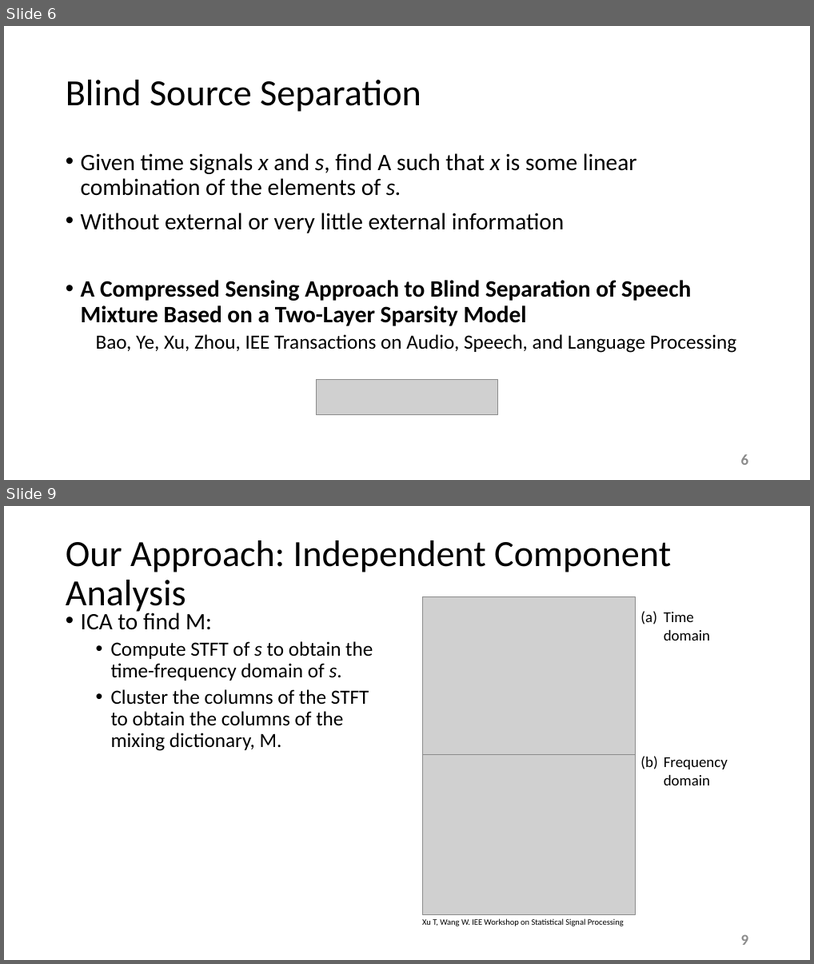
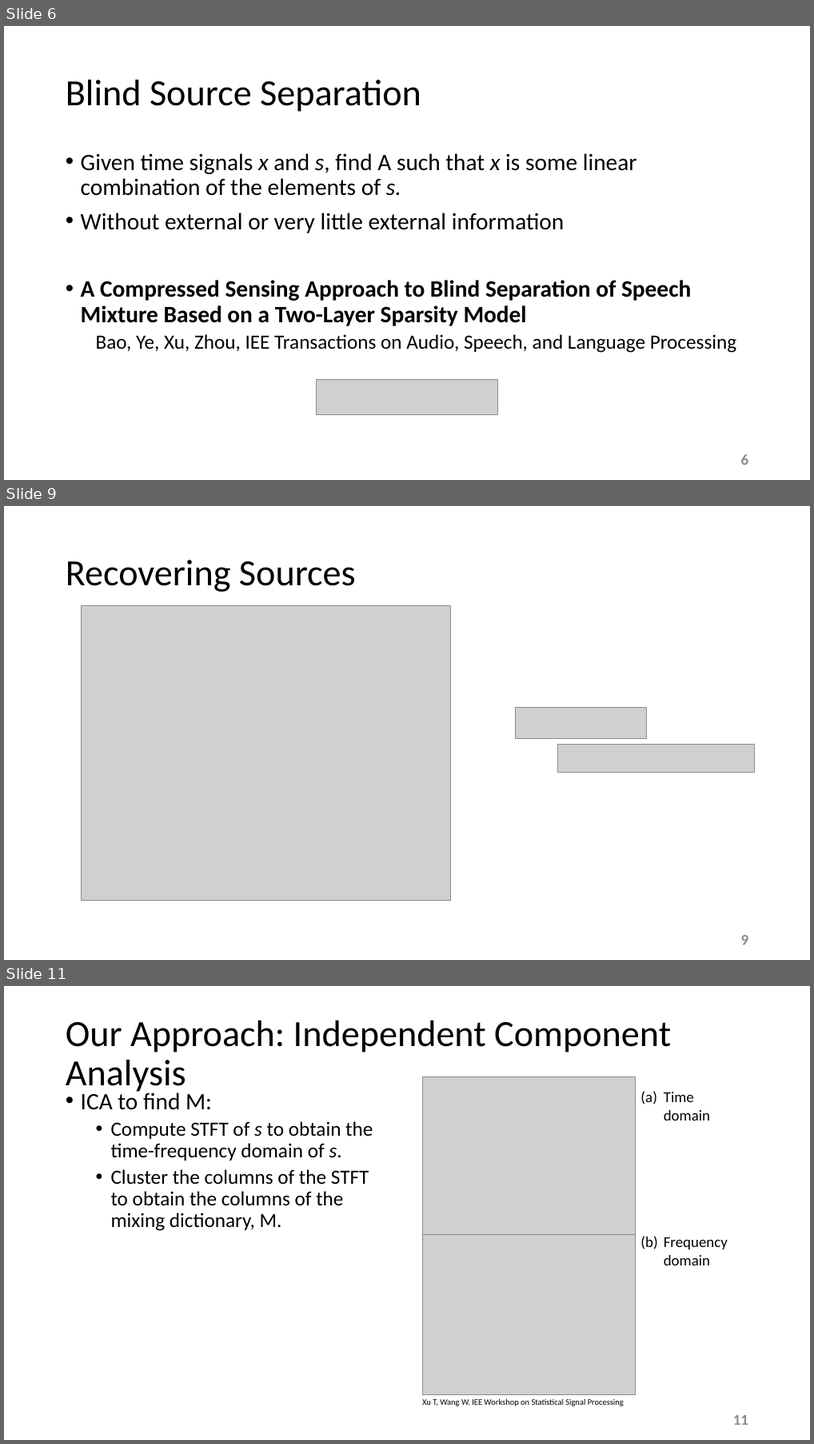
Before and after one commit to esaracin/compressive-sensing-cocktail-party-problem, a slide deck: slide/slides.pptx. Shown one above the other, each under a label of ours: slides 6 and 9 before the commit, slides 6, 9 and 11 after it; the slides between them are not shown. The pictures are 814x964 and 814x1444 pixels, drawn with LibreOffice and Linux fonts; fonts in the diff are those of the drawing; grey boxes stand for pictures; background and template pictures are left out. Boxes give left, top, right and bottom in pixels: in the first picture for what was removed or moved away, otherwise in the second. Text is boxed around its words. In the diff, an @@ line names an element or a change of style, - is before the commit and + after.

```diff
--- a/slide/slides.pptx
+++ b/slide/slides.pptx
@@ slide 9 added at [4, 506, 810, 960], background #FFFFFF @@
@@ title added at [66, 560, 356, 592], 44 pt, text #000000 @@
+Recovering Sources
@@ picture added at [81, 606, 451, 900] @@
@@ picture added at [516, 708, 646, 738] @@
@@ picture added at [558, 744, 755, 772] @@
@@ page number added at [742, 934, 750, 944], 18 pt, text #8C8C8C, bold @@
+9
@@ what was slide 9 is now slide 11 @@
@@ page number at [734, 1415, 749, 1424]: text changed @@
-9
+11
```
Also in this commit, not shown: 1 slide changed, 2 other slides added, 1 slide removed.
